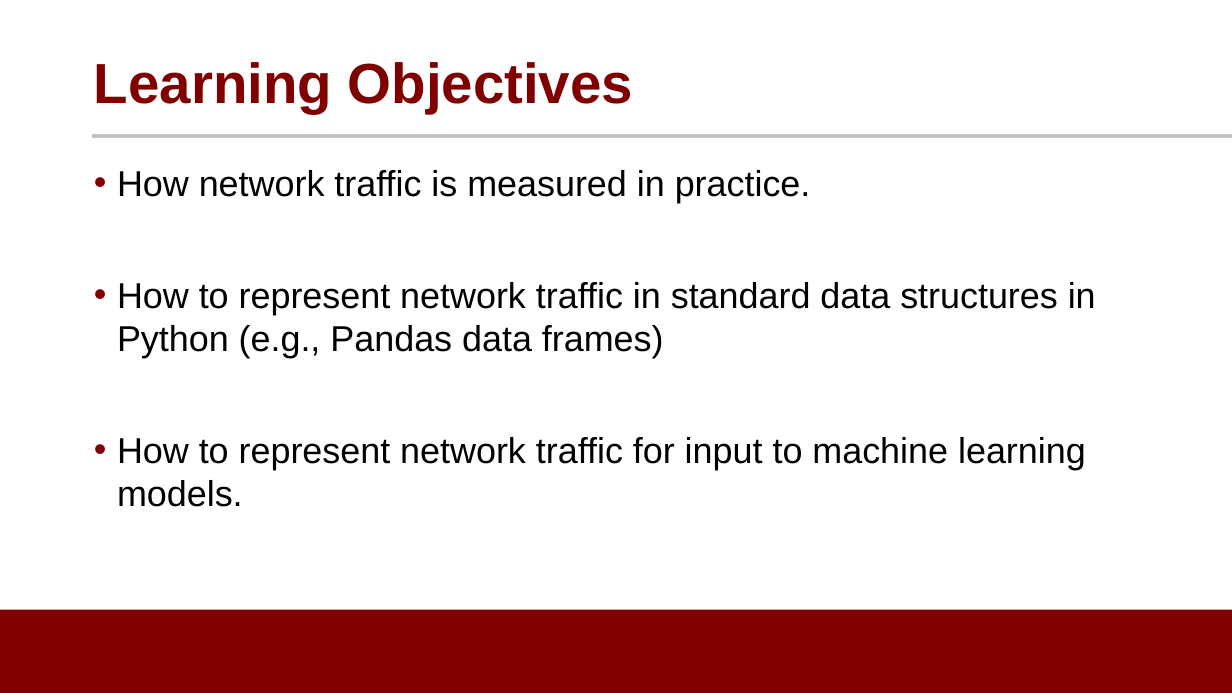
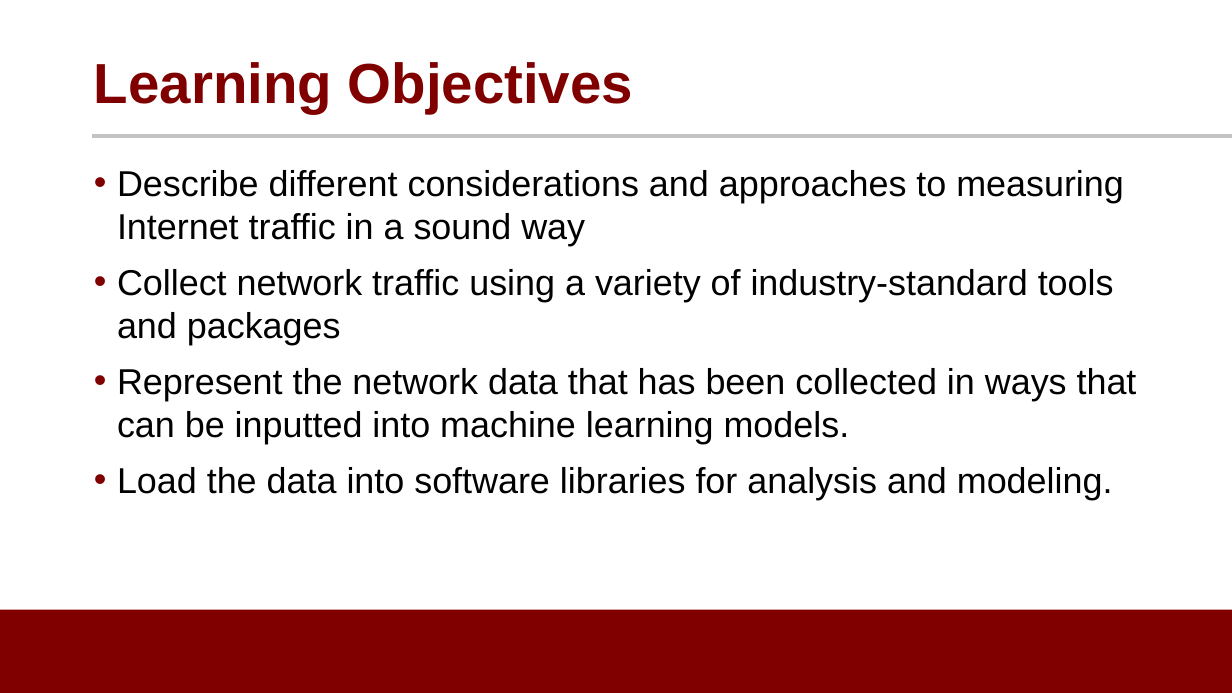
Before and after one commit to noise-lab/ML-Cybersecurity, a slide deck: slide 3 of module-2/ppt/2.2-Measurement.pptx. Drawn at 1232x693 pixels with LibreOffice and Linux fonts; fonts in the diff are those of the drawing; background and template pictures are left out. Boxes give left, top, right and bottom in pixels: in the first picture for what was removed or moved away, otherwise in the second. Text is boxed around its words. In the diff, an @@ line names an element or a change of style, - is before the commit and + after.

Commit message:
update learning objectives based on UCPE feedback.

```diff
--- a/module-2/ppt/2.2-Measurement.pptx
+++ b/module-2/ppt/2.2-Measurement.pptx
@@ text at bbox=[117, 170, 1137, 500]: text changed @@
-• How network traffic is measured in practice.
-• How to represent network traffic in standard data structures in Python (e.g., Pandas data frames)
-• How to represent network traffic for input to machine learning models.
+• Describe different considerations and approaches to measuring Internet traffic in a sound way
+• Collect network traffic using a variety of industry-standard tools and packages
+• Represent the network data that has been collected in ways that can be inputted into machine learning models.
+• Load the data into software libraries for analysis and modeling.
```
Also in this commit, not shown: 2 slides added, 2 other files.
